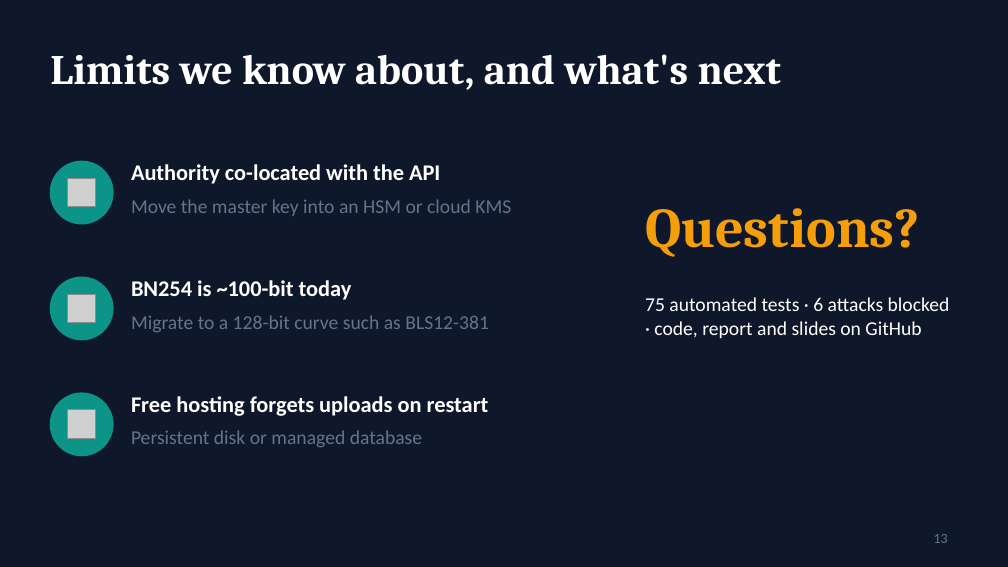
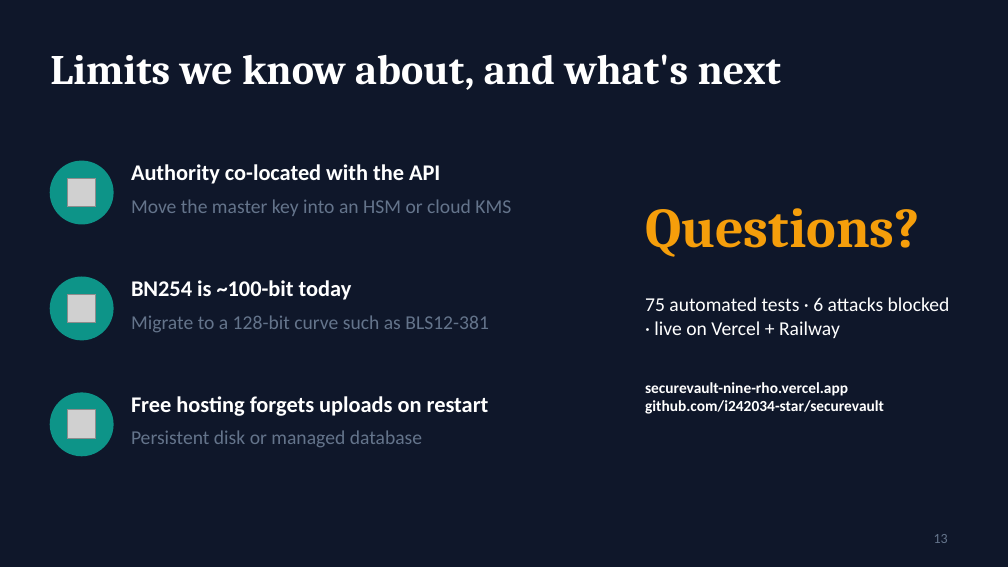
Before and after one commit to i242034-star/securevault, a slide deck: slide 13 of documentation_deliverables/SecureVault_Presentation.pptx. Drawn at 1008x567 pixels with LibreOffice and Linux fonts; fonts in the diff are those of the drawing; grey boxes stand for pictures. Boxes give left, top, right and bottom in pixels: in the first picture for what was removed or moved away, otherwise in the second. Text is boxed around its words. In the diff, an @@ line names an element or a change of style, - is before the commit and + after.

```diff
--- a/documentation_deliverables/SecureVault_Presentation.pptx
+++ b/documentation_deliverables/SecureVault_Presentation.pptx
@@ text at [645,297,950,338]: text changed @@
-75 automated tests · 6 attacks blocked · code, report and slides on GitHub
+75 automated tests · 6 attacks blocked · live on Vercel + Railway
@@ text added at [645,382,884,414], 11 pt, text #FFFFFF, bold @@
+securevault-nine-rho.vercel.app
+github.com/i242034-star/securevault
```
Also in this commit, not shown: 2 other slides changed, 6 other files.
